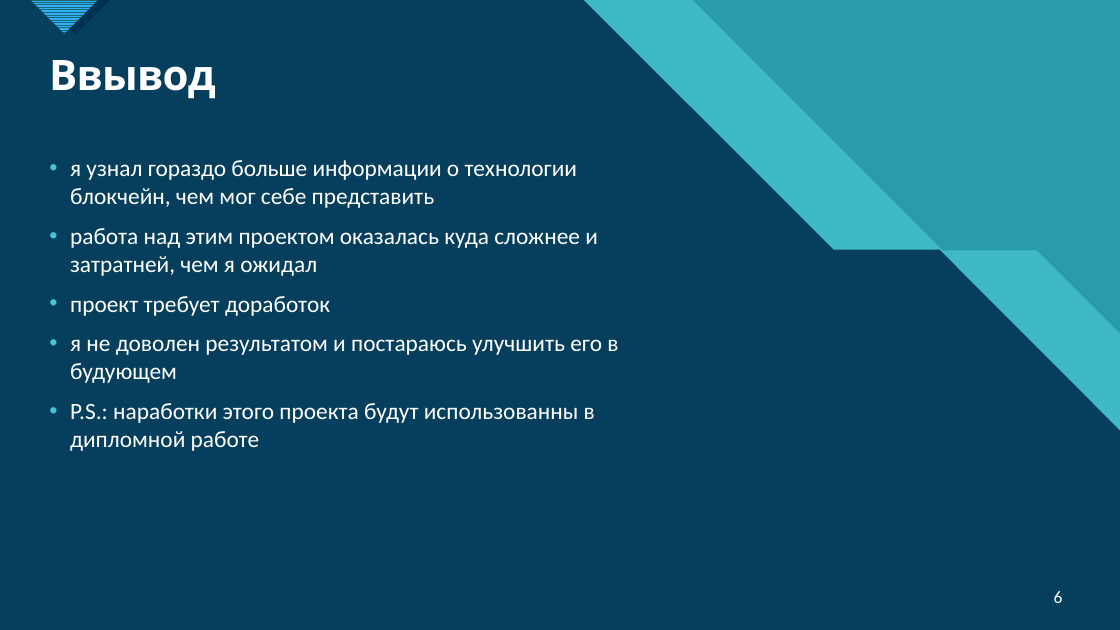
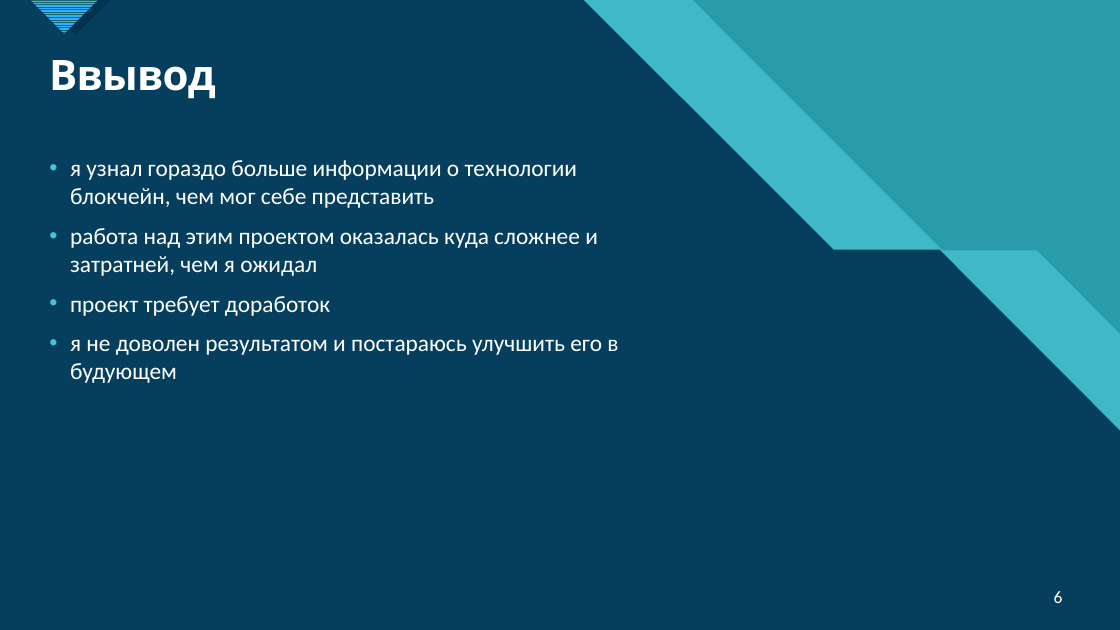
Before and after one commit to motorollainlinux/MyProject, a slide deck: slide 6 of переферия/project.pptx. Drawn at 1120x630 pixels with LibreOffice and Linux fonts; fonts in the diff are those of the drawing. Boxes give left, top, right and bottom in pixels: in the first picture for what was removed or moved away, otherwise in the second. Text is boxed around its words. In the diff, an @@ line names an element or a change of style, - is before the commit and + after.

```diff
--- a/переферия/project.pptx
+++ b/переферия/project.pptx
@@ freeform shape at <box>0,0,1120,630</box>: outline redrawn @@
@@ freeform shape at <box>0,0,1120,630</box>: outline redrawn @@
@@ text at <box>70,403,595,451</box>: paragraph removed @@
-• P.S.: наработки этого проекта будут использованны в дипломной работе
```
Also in this commit, not shown: 6 other slides changed, 1 other file.
